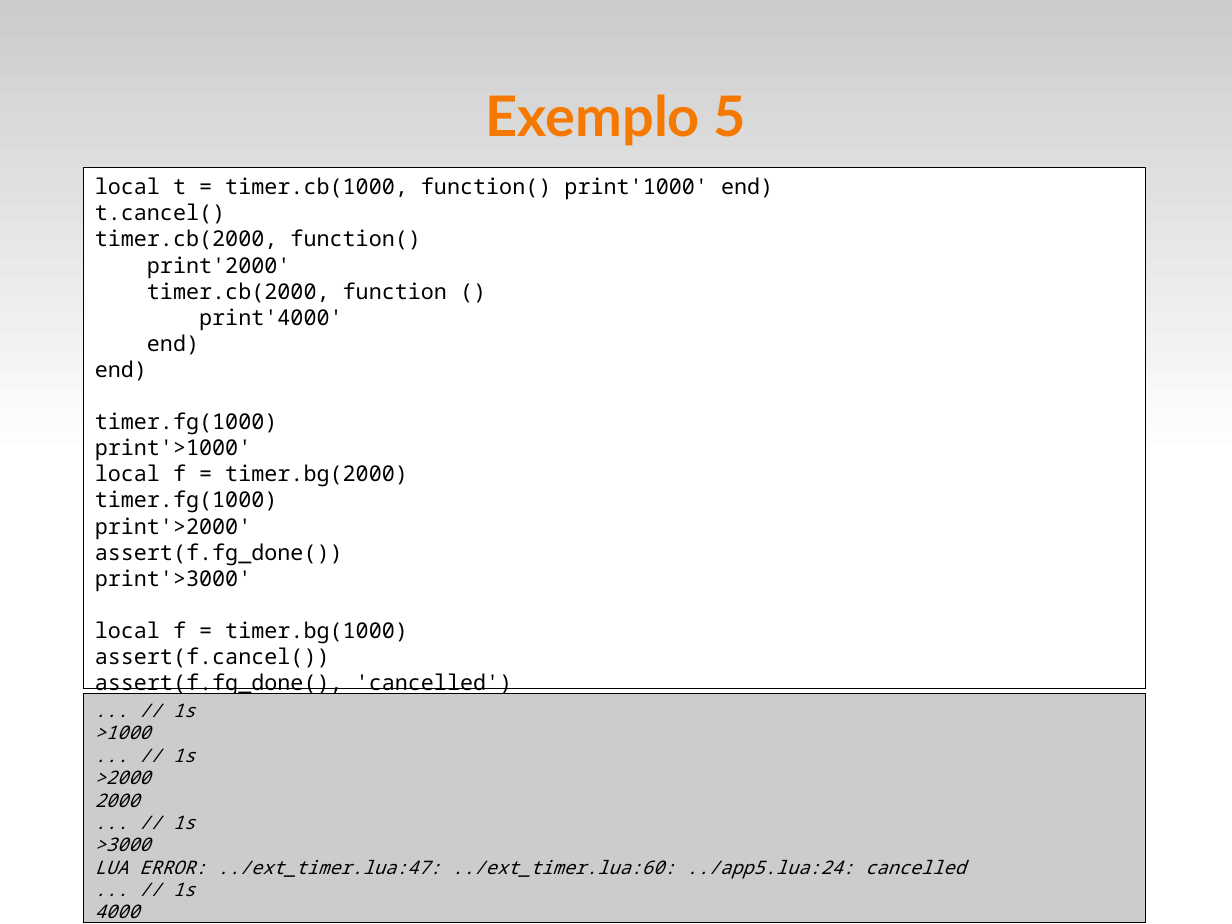
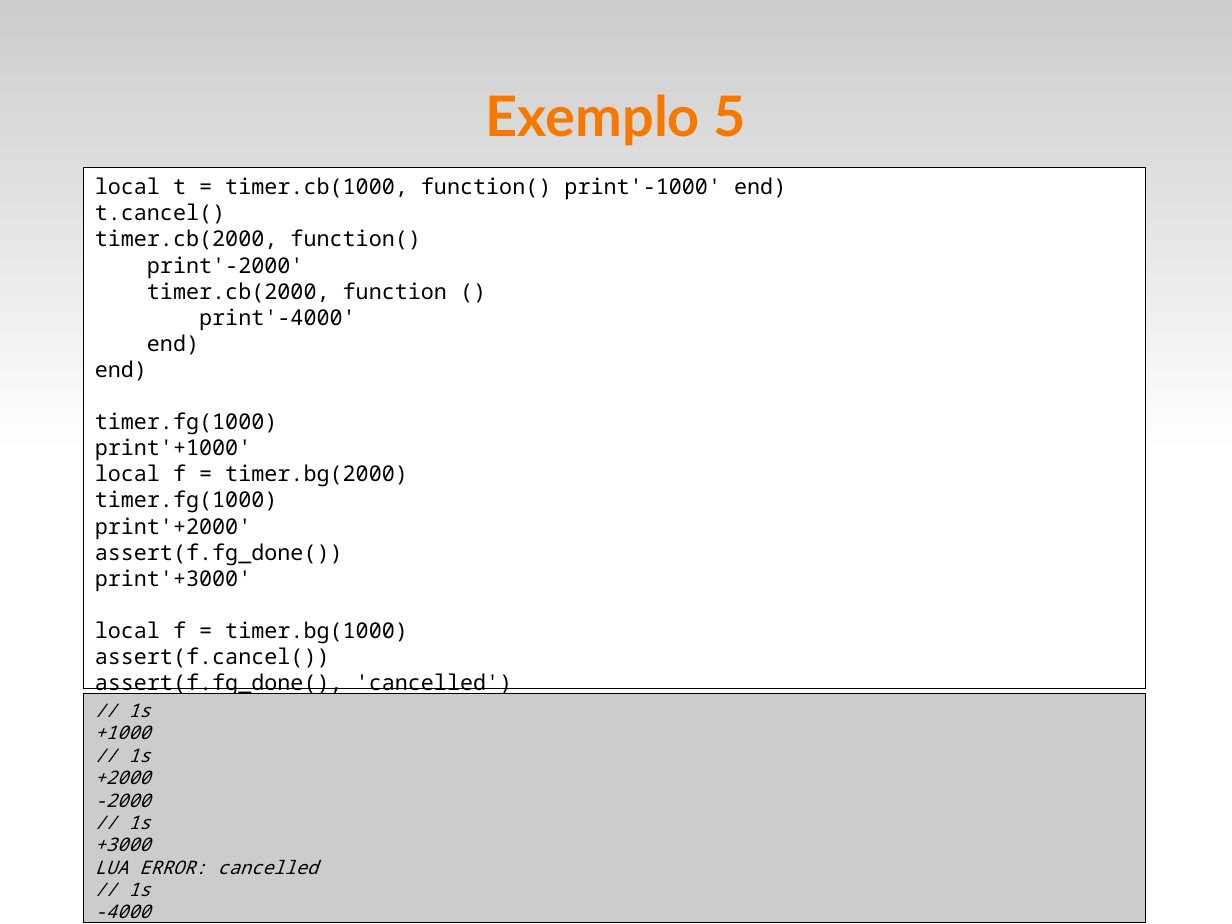
Before and after one commit to fsantanna/events, a slide deck: slide 19 of evt.odp (slide 18 before the commit). Drawn at 1232x924 pixels with LibreOffice and Linux fonts; fonts in the diff are those of the drawing. Boxes give left, top, right and bottom in pixels: in the first picture for what was removed or moved away, otherwise in the second. Text is boxed around its words. In the diff, an @@ line names an element or a change of style, - is before the commit and + after.

```diff
--- a/evt.odp
+++ b/evt.odp
@@ text in rectangle at box(95, 177, 786, 200): text changed @@
-local t = timer.cb(1000, function() print'1000' end)
+local t = timer.cb(1000, function() print'-1000' end)
@@ text in rectangle at box(147, 256, 304, 279): text changed @@
-print'2000'
+print'-2000'
@@ text in rectangle at box(199, 308, 356, 331): text changed @@
-print'4000'
+print'-4000'
@@ text in rectangle at box(95, 438, 252, 461): text changed @@
-print'>1000'
+print'+1000'
@@ text in rectangle at box(95, 517, 252, 540): text changed @@
-print'>2000'
+print'+2000'
@@ text in rectangle at box(95, 569, 252, 592): text changed @@
-print'>3000'
+print'+3000'
@@ text in rectangle at box(95, 703, 319, 924): text changed @@
-... // 1s
->1000
-... // 1s
->2000
-2000
-... // 1s
->3000
-LUA ERROR: ../ext_timer.lua:47: ../ext_timer.lua:60: ../app5.lua:24: cancelled
-... // 1s
-4000
+// 1s
++1000
+// 1s
++2000
+-2000
+// 1s
++3000
+LUA ERROR: cancelled
+// 1s
+-4000
```
Also in this commit, not shown: 2 other slides changed, 4 slides added, 5 other files.
